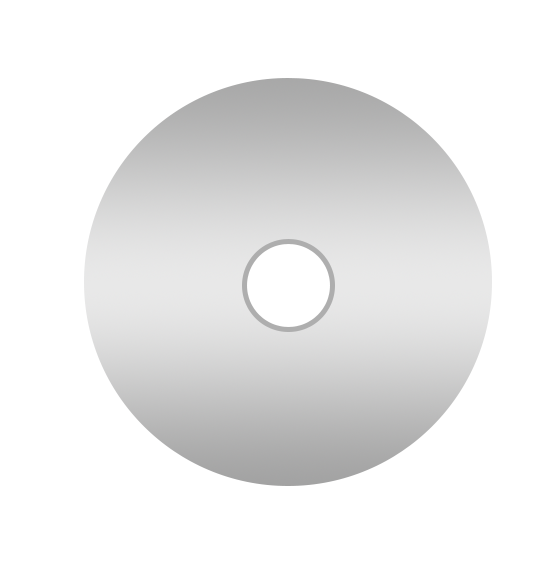
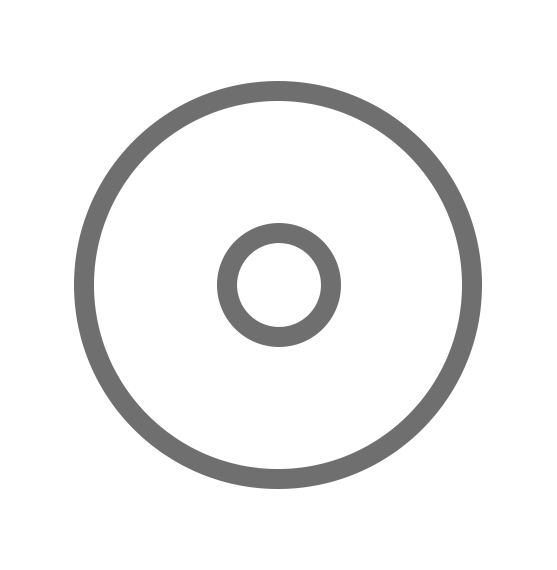
Revision of a layered w=557, h=570 image; what changed, layer by layer:
hid "Ellipse 1 copy 3" over box(242, 239, 335, 332)
added group "Group 1" (1st of 2, in "Artboard 1") with 2 layers in group "Artboard 1" over box(74, 81, 482, 489)
added layer "Ellipse 1" (1st of 4, in "Artboard 1" › "Group 1") in group "Group 1" over box(217, 223, 341, 347)
added layer "Ellipse 1" (2nd of 4, in "Artboard 1" › "Group 1") in group "Group 1" over box(74, 81, 482, 489)
hid "Ellipse 1 copy 2" over box(84, 78, 492, 486)
